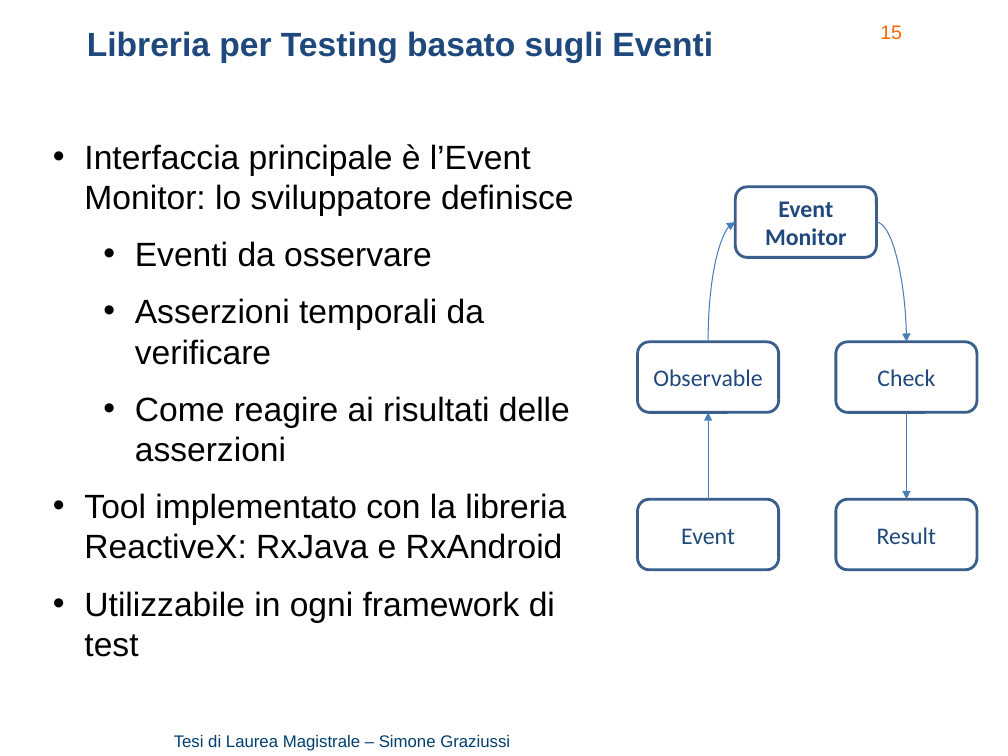
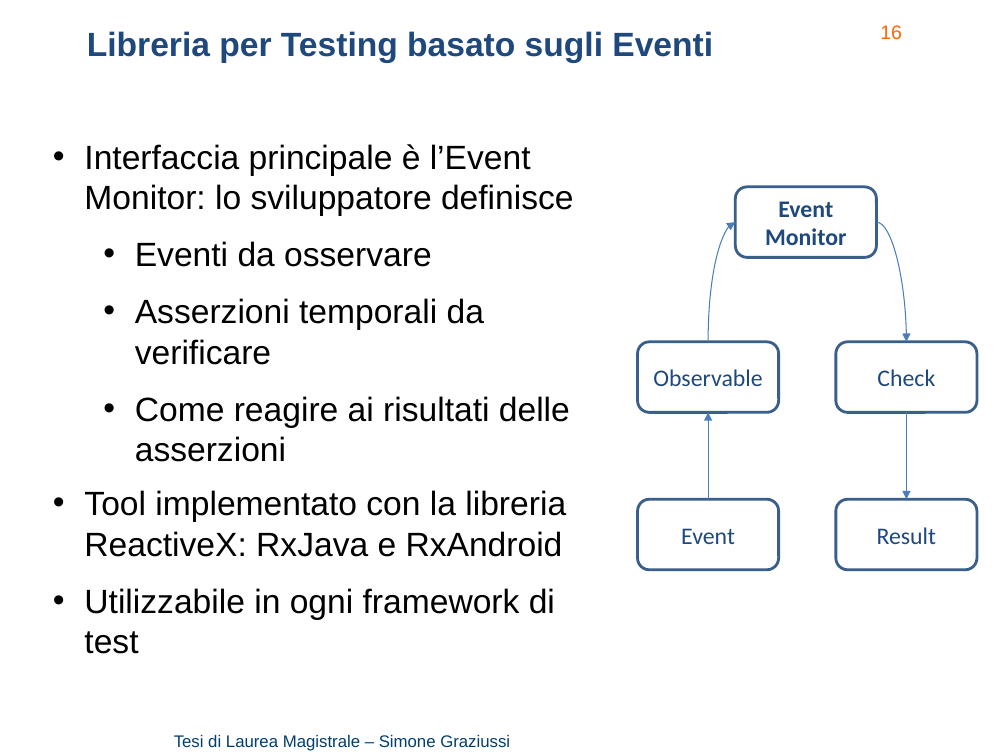
Before and after one commit to Simone3/Thesis, a slide deck: slide 16 of Presentation/Presentation.pptx (slide 15 before the commit). Drawn at 1008x756 pixels with LibreOffice and Linux fonts; fonts in the diff are those of the drawing; background and template pictures are left out. Boxes give left, top, right and bottom in pixels: in the first picture for what was removed or moved away, otherwise in the second. Text is boxed around its words. In the diff, an @@ line names an element or a change of style, - is before the commit and + after.

```diff
--- a/Presentation/Presentation.pptx
+++ b/Presentation/Presentation.pptx
@@ page number at [880, 25, 902, 40]: text changed @@
-15
+16
@@ text at [84, 493, 566, 657]: paragraphs removed @@
-• Tool implementato con la libreria ReactiveX: RxJava e RxAndroid
-• Utilizzabile in ogni framework di test
@@ text added at [84, 490, 566, 654], 24 pt, text #000000 @@
+• Tool implementato con la libreria ReactiveX: RxJava e RxAndroid
+• Utilizzabile in ogni framework di test
```
Also in this commit, not shown: 8 other slides changed, 1 slide added, 1 other file.
